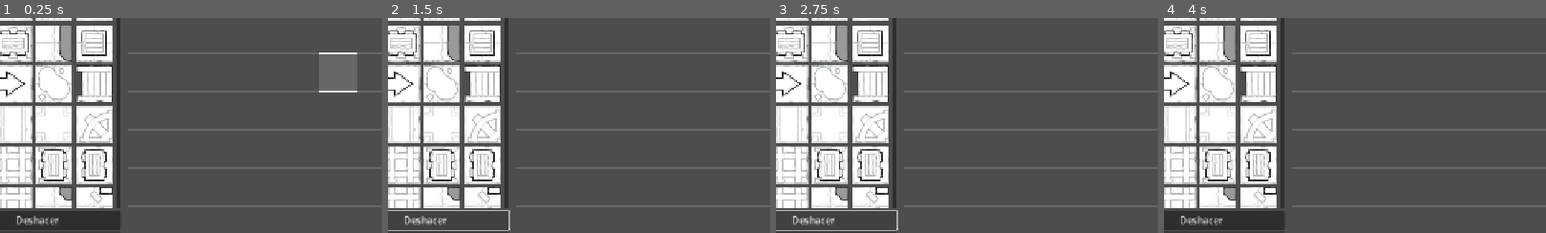
Above: before the commit, frames 1-4 (left to right).
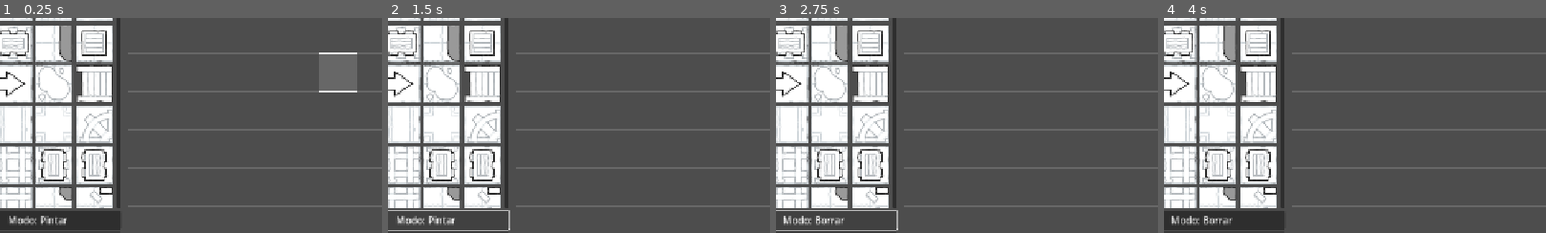
Above: after the commit, the same moments.

Repository: Perichip/dungeonmaker
Game: Godot game, scene res://scenes/dungeon_maker.tscn
Two runs of this game, one before a commit and one after it. Both use one fixed random seed, a clock stepped at 60 frames per second and the inputs below.
Inputs (mouse positions are % of the whole screen's width and height, from its top left):
- Up to frame 1 (0.25 s): no input
- Up to frame 2 (1.5 s): click (11, 83) at 0.5 s, where only the run before the commit has a clickable "Deshacer"; click (11, 83) at 1.25 s, where only the run after the commit has a clickable "Modo: Borrar"
- Up to frame 3 (2.75 s): click (11, 83) at 2 s, where only the run after the commit has a clickable "Modo: Pintar"
- Up to frame 4 (4 s): click (2, 4) at 2.77 s; click (8, 4) at 3.52 s
The pictures show only the part of the screen within x 6-56%, y 36-86%; the shares and areas given below are measured in that part.

The runs differ from the first frame. In frame 1, 0.4% of the frame differs, in the area x 2-18%, y 92-97%; in frame 2, 0.4%; in frame 3, 0.4%; in frame 4, 0.4%.

Commit message:
v0.1.5 – Soporte multitouch, rotación de tiles y modo móvil

Diff:
--- a/project.godot
+++ b/project.godot
@@ -24,3 +24,4 @@
 [rendering]
 
 renderer/rendering_method="mobile"
+textures/vram_compression/import_etc2_astc=true
--- a/scenes/dungeon_maker.tscn
+++ b/scenes/dungeon_maker.tscn
@@ -495,9 +495,9 @@
 size_flags_vertical = 3
 columns = 4
 
-[node name="ButtonUndo" type="Button" parent="HSplitContainer/LeftArea"]
-layout_mode = 2
-text = "Deshacer"
+[node name="ButtonMode" type="Button" parent="HSplitContainer/LeftArea"]
+layout_mode = 2
+text = "Modo: Pintar"
 
 [node name="ButtonClear" type="Button" parent="HSplitContainer/LeftArea"]
 layout_mode = 2
--- a/scripts/dungeonmaker.gd
+++ b/scripts/dungeonmaker.gd
@@ -2,6 +2,7 @@
 
 @onready var tilemap = $HSplitContainer/MapArea/TileMapLayer
 @onready var palette_container = $HSplitContainer/LeftArea/ScrollContainer/Palette
+@onready var button_mode: Button = $HSplitContainer/LeftArea/ButtonMode
 @onready var button_save: Button = $HSplitContainer/LeftArea/ButtonSave
 @onready var button_load: Button = $HSplitContainer/LeftArea/ButtonLoad
 
@@ -10,13 +11,16 @@
 
 var save_dialog: FileDialog
 var load_dialog: FileDialog
+var is_erase_mode := false
 
 func _ready():
 	generate_palette()
 	_ensure_maps_dir()
 	_setup_file_dialogs()
+	button_mode.pressed.connect(_on_mode_pressed)
 	button_save.pressed.connect(_on_save_pressed)
 	button_load.pressed.connect(_on_load_pressed)
+	_refresh_mode_button()
 
 
 func _ensure_maps_dir() -> void:
@@ -24,6 +28,7 @@
 	var err := DirAccess.make_dir_recursive_absolute(maps_dir_abs)
 	if err != OK and err != ERR_ALREADY_EXISTS:
 		push_warning("No se pudo crear el directorio de mapas: %s" % MAPS_DIR)
+
 
 func _setup_file_dialogs() -> void:
 	save_dialog = FileDialog.new()
@@ -44,6 +49,7 @@
 	load_dialog.file_selected.connect(_on_load_file_selected)
 	add_child(load_dialog)
 
+
 func generate_palette():
 	var tileset = tilemap.tile_set
 
@@ -51,19 +57,17 @@
 		var source = tileset.get_source(source_id)
 
 		if source is TileSetAtlasSource:
-
 			var atlas_size = source.get_atlas_grid_size()
 
 			for x in range(atlas_size.x):
 				for y in range(atlas_size.y):
-
 					var coords = Vector2i(x, y)
 
 					if source.has_tile(coords):
 						create_tile_button(source_id, coords)
 
 
-func create_tile_button(source_id:int, atlas_coords:Vector2i):
+func create_tile_button(source_id: int, atlas_coords: Vector2i):
 	var btn = TextureButton.new()
 
 	var source = tilemap.tile_set.get_source(source_id)
@@ -83,6 +87,15 @@
 
 	palette_container.add_child(btn)
 
+
+func _on_mode_pressed() -> void:
+	is_erase_mode = not is_erase_mode
+	tilemap.set_erase_mode(is_erase_mode)
+	_refresh_mode_button()
+
+
+func _refresh_mode_button() -> void:
+	button_mode.text = "Modo: Borrar" if is_erase_mode else "Modo: Pintar"
 
 func _on_save_pressed() -> void:
 	save_dialog.current_dir = MAPS_DIR
--- a/scripts/hoveroverlay.gd
+++ b/scripts/hoveroverlay.gd
@@ -11,6 +11,10 @@
 
 func _ready():
 	cell_size = tilemap.tile_set.tile_size.x
+
+	if DisplayServer.is_touchscreen_available():
+		visible = false
+		set_process(false)
 
 func _process(_delta):
 
--- a/scripts/maparea.gd
+++ b/scripts/maparea.gd
@@ -8,10 +8,14 @@
 const MAX_ZOOM := 2.5
 const ZOOM_STEP := 0.1
 const PAN_BUTTON := MOUSE_BUTTON_MIDDLE
+const TOUCH_ZOOM_SENSITIVITY := 0.005
 
 var zoom_level := 1.0
 var pan_offset := Vector2.ZERO
 var is_panning := false
+var active_touches: Dictionary = {}
+var pinch_last_distance := 0.0
+var touch_pan_last_center := Vector2.ZERO
 
 func _ready() -> void:
 	clip_contents = true
@@ -46,6 +50,60 @@
 		pan_offset += event.relative
 		_apply_view_transform()
 
+	if event is InputEventScreenTouch:
+		_handle_screen_touch(event as InputEventScreenTouch)
+
+	if event is InputEventScreenDrag:
+		_handle_screen_drag(event as InputEventScreenDrag)
+
+
+func _handle_screen_touch(event: InputEventScreenTouch) -> void:
+	if event.pressed:
+		active_touches[event.index] = event.position
+	else:
+		active_touches.erase(event.index)
+
+	if active_touches.size() >= 2:
+		var points := active_touches.values()
+		var first_point := points[0] as Vector2
+		var second_point := points[1] as Vector2
+		pinch_last_distance = first_point.distance_to(second_point)
+		touch_pan_last_center = (first_point + second_point) * 0.5
+	elif active_touches.size() == 1:
+		touch_pan_last_center = active_touches.values()[0] as Vector2
+
+
+func _handle_screen_drag(event: InputEventScreenDrag) -> void:
+	active_touches[event.index] = event.position
+
+	if active_touches.size() < 2:
+		return
+
+	var points := active_touches.values()
+	var first_point := points[0] as Vector2
+	var second_point := points[1] as Vector2
+	var current_distance: float = first_point.distance_to(second_point)
+	var current_center: Vector2 = (first_point + second_point) * 0.5
+
+	if pinch_last_distance > 0.0:
+		var zoom_delta := (current_distance - pinch_last_distance) * TOUCH_ZOOM_SENSITIVITY
+		var old_zoom := zoom_level
+		zoom_level = clamp(zoom_level + zoom_delta, MIN_ZOOM, MAX_ZOOM)
+
+		if not is_equal_approx(old_zoom, zoom_level):
+			var mouse_local: Vector2 = current_center - get_global_position()
+			var world_before_zoom := (mouse_local - pan_offset) / old_zoom
+			pan_offset = mouse_local - world_before_zoom * zoom_level
+
+	pan_offset += current_center - touch_pan_last_center
+	pinch_last_distance = current_distance
+	touch_pan_last_center = current_center
+	_apply_view_transform()
+
+func is_multitouch_active() -> bool:
+	return active_touches.size() >= 2
+
+
 func _apply_view_transform() -> void:
 	for node in [tilemap_layer, grid_overlay, hover_overlay]:
 		node.scale = Vector2.ONE * zoom_level
--- a/scripts/tilemaplayer.gd
+++ b/scripts/tilemaplayer.gd
@@ -4,6 +4,7 @@
 
 var selected_source_id : int = -1
 var selected_atlas_coords : Vector2i
+var selected_alternative_tile := 0
 var is_painting := false
 var is_erasing := false
 
@@ -11,8 +12,13 @@
 const MAP_HEIGHT := 100
 
 func set_selected_tile(source_id:int, atlas_coords:Vector2i):
+	if selected_source_id == source_id and selected_atlas_coords == atlas_coords:
+		selected_alternative_tile = (selected_alternative_tile + 1) % 4
+		return
+
 	selected_source_id = source_id
 	selected_atlas_coords = atlas_coords
+	selected_alternative_tile = 0
 
 func _input(event):
 
@@ -36,6 +42,20 @@
 		if is_erasing:
 			erase_at_mouse(event.position)
 
+	if event is InputEventScreenTouch:
+		if event.pressed and not _is_multitouch_navigation():
+			if is_erasing:
+					erase_at_mouse(event.position)
+			else:
+				paint_at_mouse(event.position)
+
+	if event is InputEventScreenDrag:
+		if _is_multitouch_navigation():
+			return
+		if is_erasing:
+			erase_at_mouse(event.position)
+		else:
+			paint_at_mouse(event.position)
 func paint_at_mouse(global_pos: Vector2):
 
 	if not map_area.get_global_rect().has_point(global_pos):
@@ -51,7 +71,13 @@
 	if cell.x >= MAP_WIDTH or cell.y >= MAP_HEIGHT:
 		return
 
-	set_cell(cell, selected_source_id, selected_atlas_coords)
+
+	set_cell(cell, selected_source_id, selected_atlas_coords, selected_alternative_tile)
+
+
+func set_erase_mode(enabled: bool) -> void:
+	is_erasing = enabled
+	is_painting = false
 
 func erase_at_mouse(global_pos: Vector2):
 
@@ -66,3 +92,9 @@
 		return
 
 	erase_cell(cell)
+
+
+func _is_multitouch_navigation() -> bool:
+	if map_area.has_method("is_multitouch_active"):
+		return map_area.is_multitouch_active()
+	return false
Not shown, added: export_presets.cfg
Not shown, changed: changelog.md
